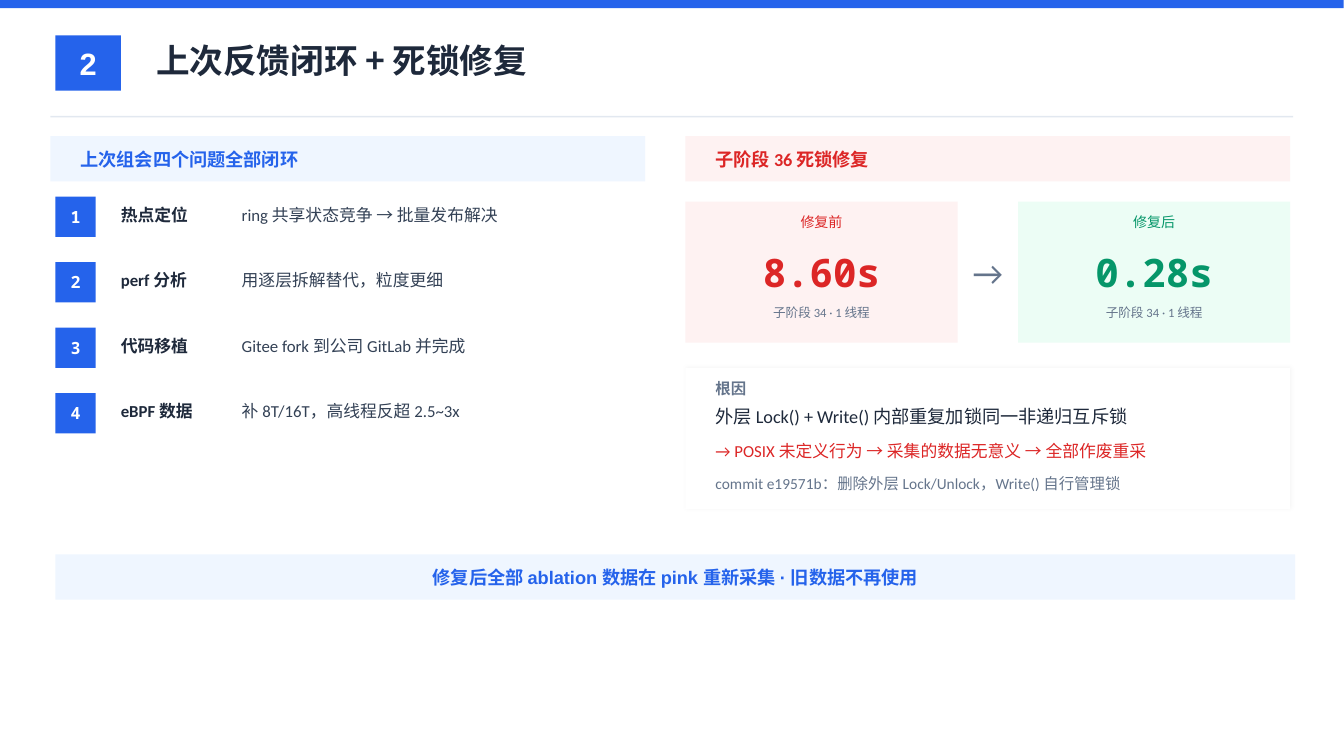
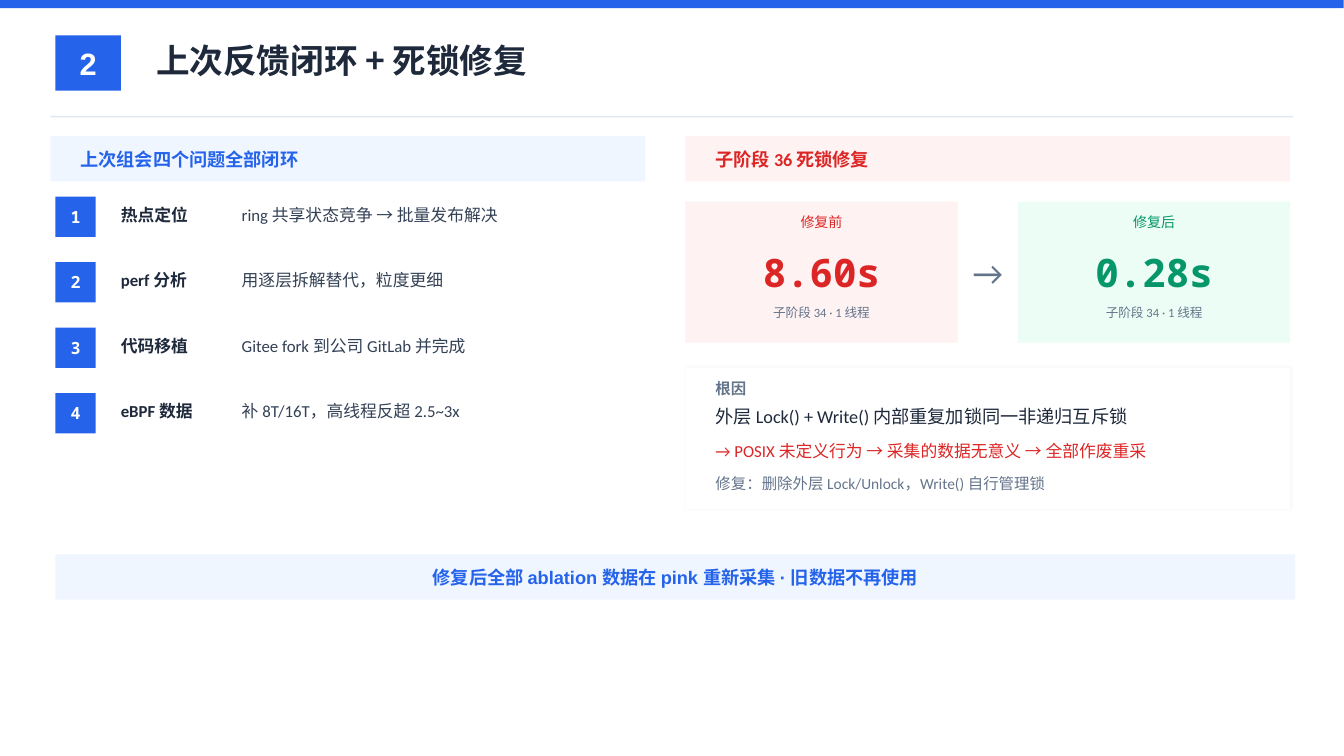
Before and after one commit to YiChiChen1106/Nativehook_linux_planb, a slide deck: slide 2 of presentation/native_hook_progress_2026-06-11.pptx. Drawn at 1344x756 pixels with LibreOffice and Linux fonts; fonts in the diff are those of the drawing. Boxes give left, top, right and bottom in pixels: in the first picture for what was removed or moved away, otherwise in the second. Text is boxed around its words. In the diff, an @@ line names an element or a change of style, - is before the commit and + after.

```diff
--- a/presentation/native_hook_progress_2026-06-11.pptx
+++ b/presentation/native_hook_progress_2026-06-11.pptx
@@ text at [715,476,1045,491]: text changed @@
-commit e19571b：删除外层 Lock/Unlock，Write() 自行管理锁
+修复：删除外层 Lock/Unlock，Write() 自行管理锁
```
Also in this commit, not shown: 2 other files.
